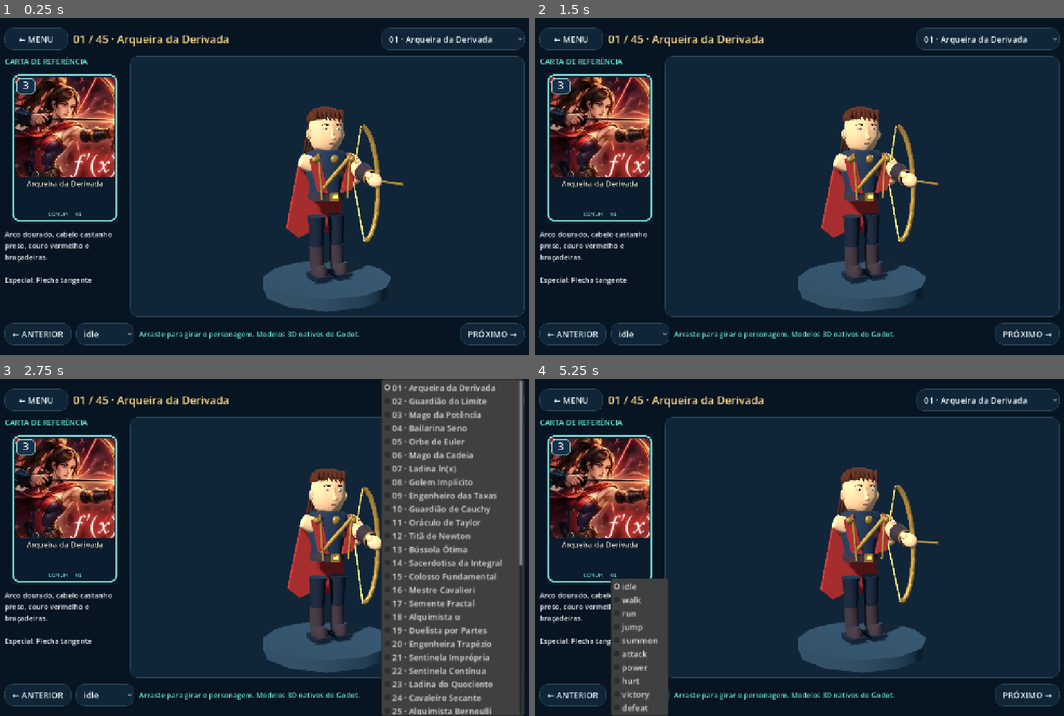
Above: before the commit, frames 1-4 (two rows, left to right).
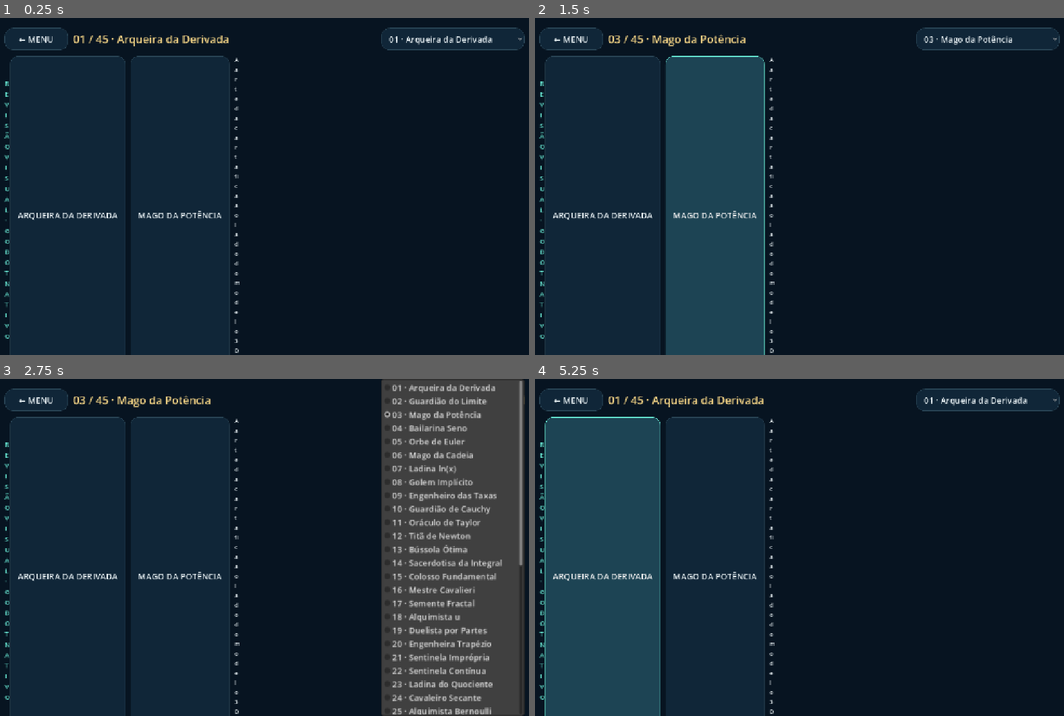
Above: after the commit, the same moments.

Repository: leosardinhalaus-math/leo-sardinha-math
Game: Godot game, scene res://scenes/CharacterGallery.tscn
Two runs of this game, one before a commit and one after it. Both use one fixed random seed, a clock stepped at 60 frames per second and the inputs below. This scene is started directly instead of the project's main scene.
Inputs (mouse positions are in pixels of both pictures, inside the frame that each line leads up to):
- Up to frame 1 (0.25 s): no input
- Up to frame 2 (1.5 s): click (603, 213) at 0.5 s, where only the run after the commit has a clickable "ARQUEIRA DA DERIVADA"; click (714, 213) at 1.25 s, where only the run after the commit has a clickable "MAGO DA POTÊNCIA"
- Up to frame 3 (2.75 s): click (454, 399) at 2 s, where only the run before the commit has a clickable "01 · Arqueira da Derivada"
- Up to frame 4 (5.25 s): click (989, 399) at 2.75 s, where only the run after the commit has a clickable "03 · Mago da Potência"; click "02 · Guardião do Limite" at 3.5 s; click (572, 695) at 4.25 s, where only the run before the commit has a clickable "← ANTERIOR"; click (640, 695) at 5 s, where only the run before the commit has a clickable "idle"

The runs differ from the first frame. In frame 1, 17% of the frame differs, in the area x 0-100%, y 11-100%; in frame 2, 33%, in the area x 0-100%, y 4-100%; in frame 3, 16%; in frame 4, 29%.

Commit message:
godot(ui): quick-reference Arqueira/Mago gallery for side-by-side card and 3D model review

Diff:
--- a/scripts/CharacterGallery.gd
+++ b/scripts/CharacterGallery.gd
@@ -30,6 +30,14 @@
 		card_menu.add_item("%02d · %s" % [int(card.id),card.name])
 	card_menu.item_selected.connect(show_card)
 	header.add_child(card_menu)
+	# Acesso direto aos dois personagens de referência; o restante da coleção permanece disponível.
+	var favorites = HBoxContainer.new()
+	favorites.add_theme_constant_override("separation",12)
+	column.add_child(favorites)
+	favorites.add_child(RoyaleUI.label("REVISÃO VISUAL · GODOT NATIVO",15,RoyaleUI.MINT))
+	favorites.add_child(RoyaleUI.button("ARQUEIRA DA DERIVADA",func(): show_card(0)))
+	favorites.add_child(RoyaleUI.button("MAGO DA POTÊNCIA",func(): show_card(2)))
+	favorites.add_child(RoyaleUI.label("A arte da carta fica ao lado do modelo 3D.",14))
 	var content = HBoxContainer.new()
 	content.size_flags_vertical = Control.SIZE_EXPAND_FILL
 	column.add_child(content)
@@ -97,7 +105,7 @@
 		state_menu.add_item(state)
 	state_menu.item_selected.connect(func(index): character.animation.play(state_menu.get_item_text(index)))
 	footer.add_child(state_menu)
-	scene_label = RoyaleUI.label("Arraste para girar o personagem. Modelos 3D nativos do Godot.",17,RoyaleUI.MINT)
+	scene_label = RoyaleUI.label("Arraste ou toque para girar. Idle, caminhada, corrida e ataques disponíveis.",17,RoyaleUI.MINT)
 	scene_label.size_flags_horizontal = Control.SIZE_EXPAND_FILL
 	footer.add_child(scene_label)
 	footer.add_child(RoyaleUI.button("PRÓXIMO →",func(): show_card(posmod(selected+1,45))))
